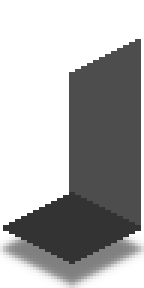
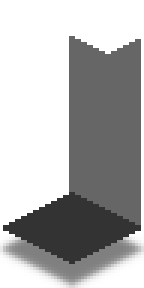
Two versions of the same layered image (144x288). Layer-by-layer changes:
renamed "Cover" to "Roof copy", painted on it over bbox(69, 36, 141, 72)
painted on "Front" over bbox(69, 36, 141, 225)
